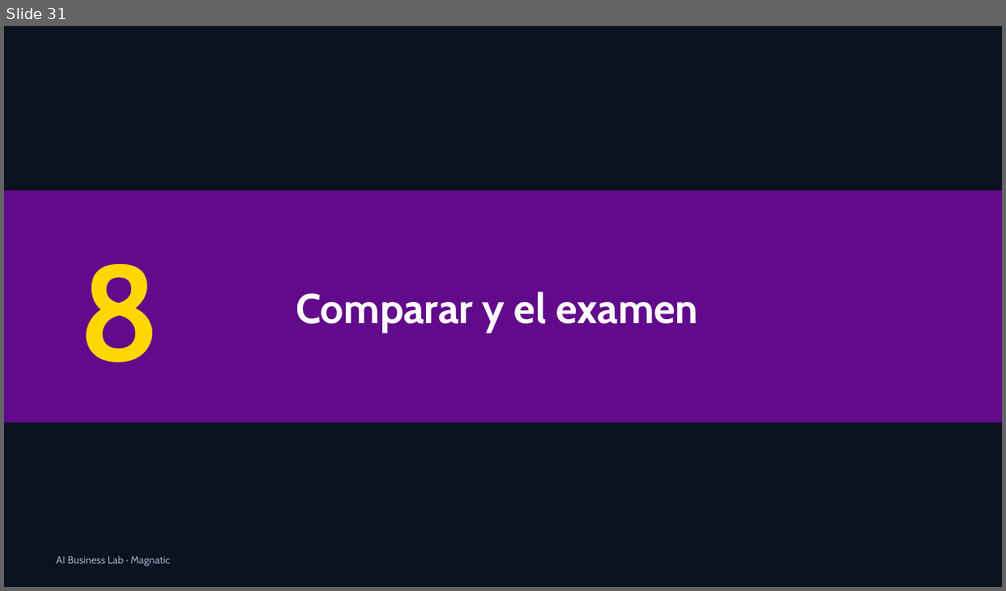
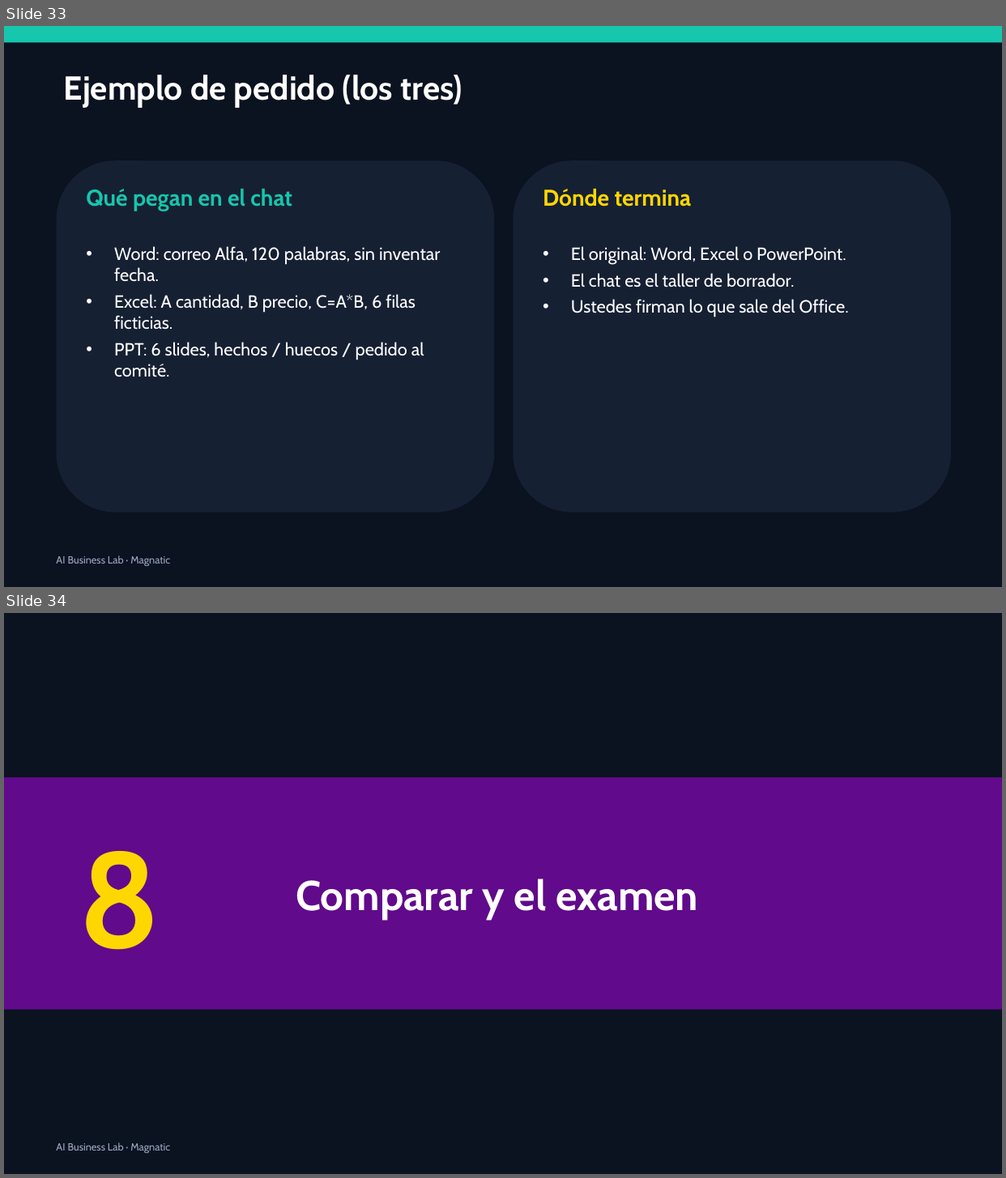
Before and after one commit to xander0408/CURSOS, a slide deck: AI-Business-Lab-Presentacion.pptx. Shown one above the other, each under a label of ours: slide 31 before the commit, slides 33 and 34 after it. The pictures are 1006x591 and 1006x1178 pixels, drawn with LibreOffice and Linux fonts; fonts in the diff are those of the drawing. Boxes give left, top, right and bottom in pixels: in the first picture for what was removed or moved away, otherwise in the second. Text is boxed around its words. In the diff, an @@ line names an element or a change of style, - is before the commit and + after.

```diff
--- a/AI-Business-Lab-Presentacion.pptx
+++ b/AI-Business-Lab-Presentacion.pptx
@@ slide 33 added at [4, 26, 1002, 587], background #0B1220 @@
@@ rectangle added at [4, 26, 1002, 42], fill #16C6AD @@
@@ text added at [64, 75, 462, 108], 32 pt, text #FFFFFF, bold @@
+Ejemplo de pedido (los tres)
@@ rounded rectangle added at [57, 160, 494, 513], fill #162033 @@
@@ rounded rectangle added at [513, 160, 951, 513], fill #162033 @@
@@ text added at [86, 189, 292, 211], 22 pt, text #16C6AD, bold @@
+Qué pegan en el chat
@@ text added at [543, 189, 692, 207], 22 pt, text #FFD700, bold @@
+Dónde termina
@@ text added at [114, 246, 440, 378], 17 pt, text #FFFFFF @@
+• Word: correo Alfa, 120 palabras, sin inventar fecha.
+• Excel: A cantidad, B precio, C=A*B, 6 filas ficticias.
+• PPT: 6 slides, hechos / huecos / pedido al comité.
@@ text added at [571, 246, 849, 318], 17 pt, text #FFFFFF @@
+• El original: Word, Excel o PowerPoint.
+• El chat es el taller de borrador.
+• Ustedes firman lo que sale del Office.
@@ text added at [56, 556, 170, 566], 10 pt, text #9AA8C2 @@
+AI Business Lab · Magnatic
@@ what was slide 31 is now slide 34 @@
```
Also in this commit, not shown: 2 slides changed, 8 other slides added, 6 slides removed, 1 other file.
